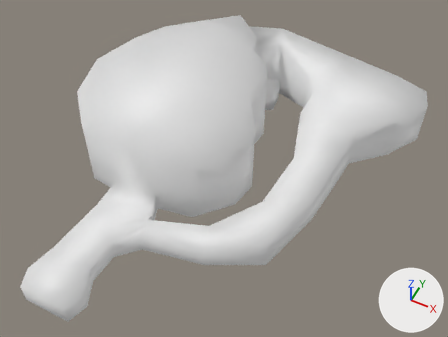
One commit to the Blender file Assets/models/first_area/first_area_terrain1.blend: the scene before it, then after it.
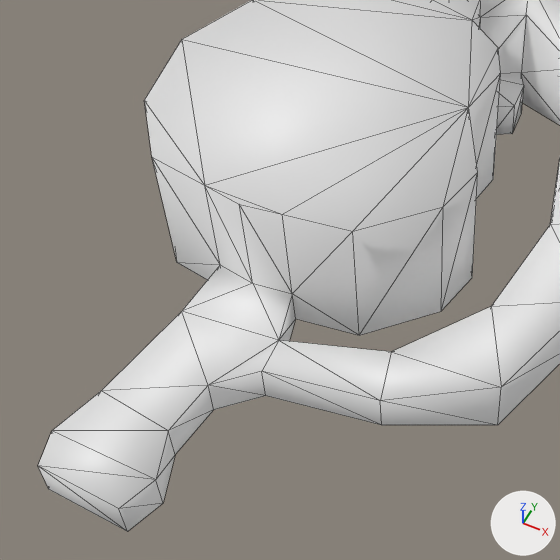
There are two pictures of each version: one whole from a 50 mm camera at (2.71, -4.58, 5.75) aimed at (0.56, -0.3, 0.4), one close up on the part from 0% to 67% of the width and 11% to 100% of the height. Arrows for +X, +Y and +Z are at lower right; the lights stay in place. The close-ups show mesh edges as thin lines. Materials are left out; every surface is plain grey.
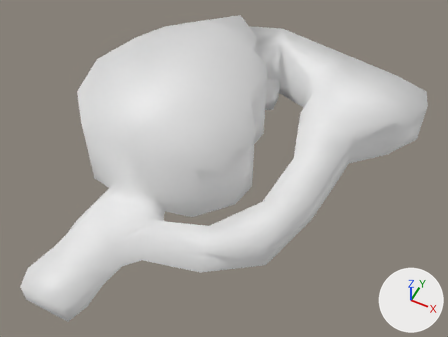
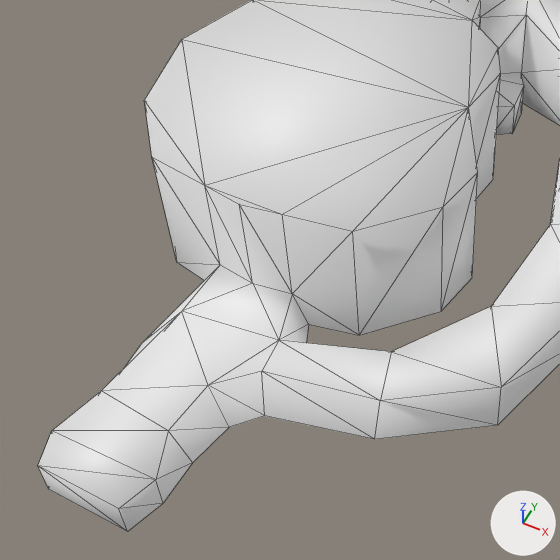
What the commit changed:
me_plane has 105 vertices, 165 faces and spans x -0.283..0.482, y -0.512..0.421, z 0.0..0.191.
me_plane is used by ob_plane; location (0.0, 0.0, 0.0); scale (5.0, 5.0, 5.0).
Part 1, on me_plane:
Vertex 2 of me_plane moves from (-0.106, -0.178, 0.0) to (-0.129, -0.178, 0.0).
Vertex 6 of me_plane moves from (-0.002, -0.178, 0.0) at pixel (295, 318) to (0.017, -0.178, 0.0) at pixel (308, 324).
Vertex 21 of me_plane moves from (0.147, -0.202, 0.0) to (0.155, -0.185, 0.0).
Vertex 22 of me_plane moves from (0.02, -0.246, 0.0) to (0.04, -0.227, 0.0).
Vertex 35 of me_plane moves from (0.168, -0.268, 0.0) at pixel (381, 425) to (0.17, -0.289, 0.0) at pixel (374, 439).
Vertex 36 of me_plane moves from (0.026, -0.293, 0.0) at pixel (265, 395) to (0.04, -0.318, 0.0) at pixel (264, 415).
Vertex 37 of me_plane moves from (-0.018, -0.338, 0.0) at pixel (213, 409) to (0.011, -0.35, 0.0) at pixel (229, 427).
Vertex 38 of me_plane moves from (-0.024, -0.409, 0.0) at pixel (175, 454) to (-0.001, -0.409, 0.0) at pixel (192, 462).
Vertex 43 of me_plane moves from (-0.123, -0.398, 0.0) to (-0.144, -0.398, 0.0).
Vertex 44 of me_plane moves from (-0.107, -0.261, 0.0) to (-0.152, -0.295, 0.0) at pixel (142, 342).

Pixel boxes (x1, y1, x2, y2) of what changed, in the close-ups (560 x 560 px; the box of a moved part takes in the faces that stretch with it):
part 1 of me_plane, moved or reshaped: before (156, 263, 495, 502); after (124, 263, 495, 503)
